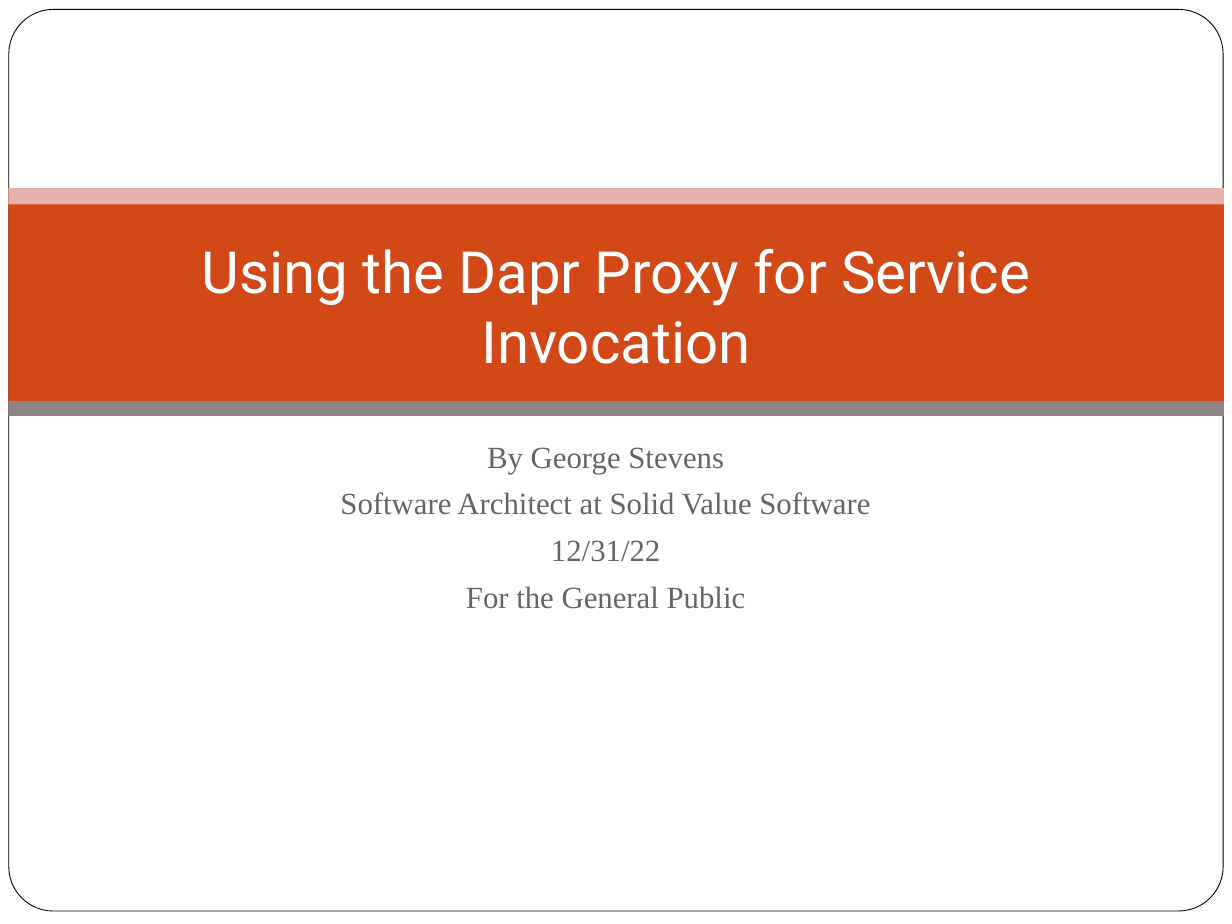
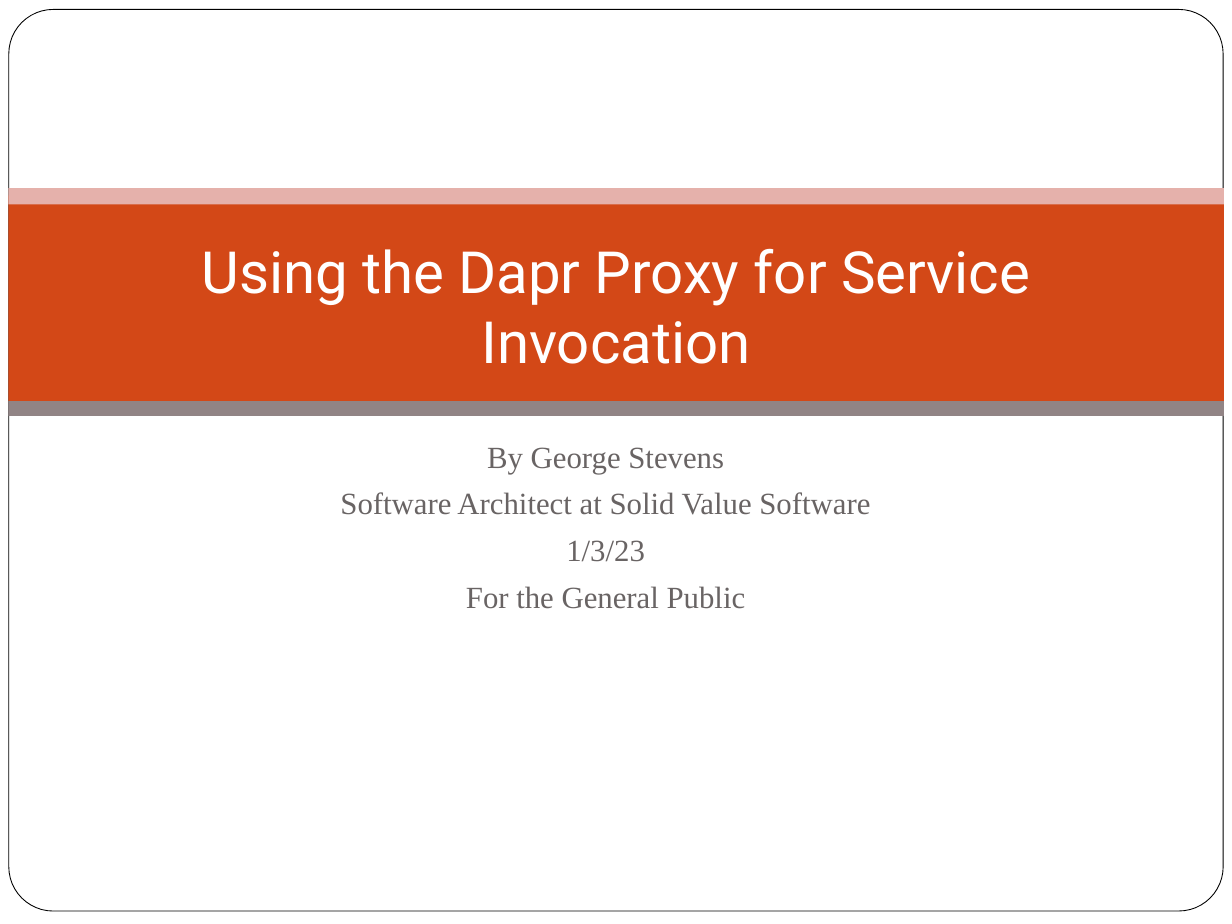
Before and after one commit to georgestevens99/DiscoverDapr, a slide deck: slide 1 of dapr-proxy-service-invocation/Using the Dapr Proxy for Service Invocation.pptx. Drawn at 1232x924 pixels with LibreOffice and Linux fonts; fonts in the diff are those of the drawing; background and template pictures are left out. Boxes give left, top, right and bottom in pixels: in the first picture for what was removed or moved away, otherwise in the second. Text is boxed around its words. In the diff, an @@ line names an element or a change of style, - is before the commit and + after.

Commit message:
Fixed typos.  Deleted the 2 last slides that were experimenta.

```diff
--- a/dapr-proxy-service-invocation/Using the Dapr Proxy for Service Invocation.pptx
+++ b/dapr-proxy-service-invocation/Using the Dapr Proxy for Service Invocation.pptx
@@ subtitle at bbox=[566, 540, 645, 562]: text changed @@
-12/31/22
+1/3/23
```
Also in this commit, not shown: 2 other slides changed, 2 slides removed.
